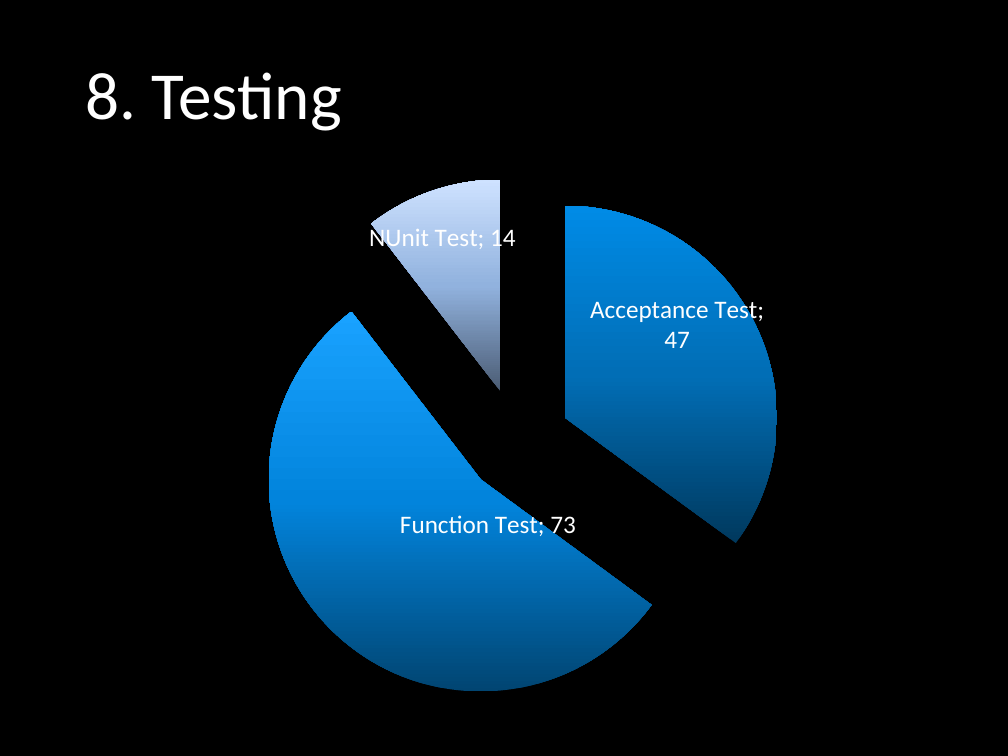
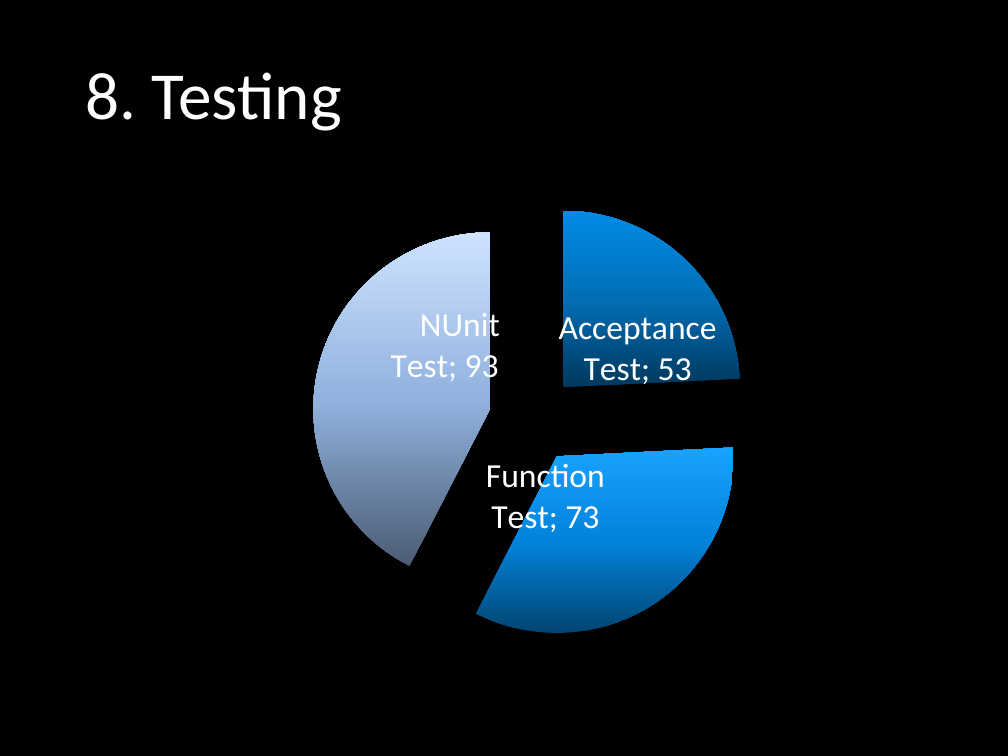
Before and after one commit to yadwinds/761_VEL, a slide deck: slide 9 of PCB/09 Final/Final Presentation (VEL).pptx. Drawn at 1008x756 pixels with LibreOffice and Linux fonts; fonts in the diff are those of the drawing; background and template pictures are left out. Boxes give left, top, right and bottom in pixels: in the first picture for what was removed or moved away, otherwise in the second. Text is boxed around its words. In the diff, an @@ line names an element or a change of style, - is before the commit and + after.

```diff
--- a/PCB/09 Final/Final Presentation (VEL).pptx
+++ b/PCB/09 Final/Final Presentation (VEL).pptx
@@ pie chart at (76, 133, 984, 720) @@
@@ Series 1, Acceptance Test: 47 to 53 @@
@@ Series 1,     NUnit Test: 14 to 93 @@
@@ data labels of Series 1 changed @@
```
Also in this commit, not shown: 4 other slides changed, 4 slides added.
